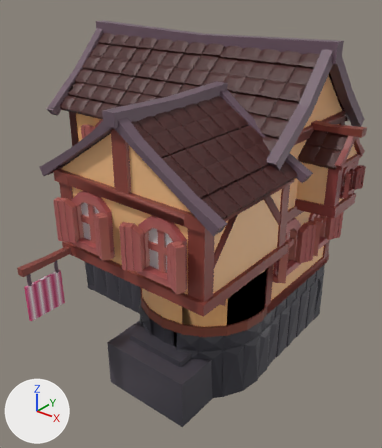
Two versions of the FBX model Assets/Models/(Remake)CustomModels/Store.fbx, one commit apart.
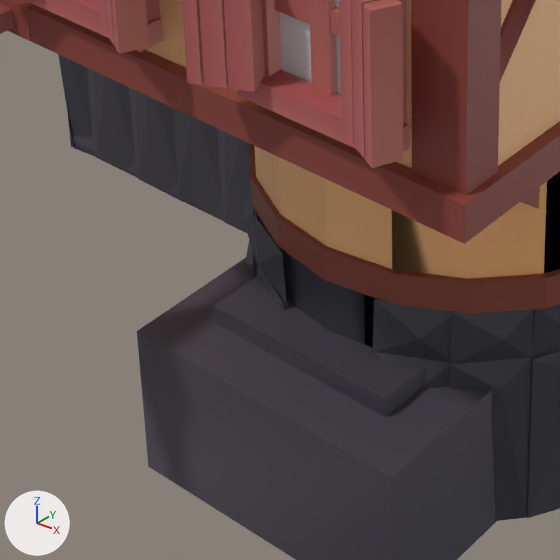
Each version appears first whole from a 50 mm camera at (4.97, -6.0, 2.71) aimed at (0.33, -0.21, -0.89), and next in a close-up on the part from 18% to 61% of the width and 55% to 91% of the height. Arrows for +X, +Y and +Z are at lower left; the lights stay in place. Where no turn or scale is listed for an object, it has been applied to the vertices.

The first close-up shows 'Store'.
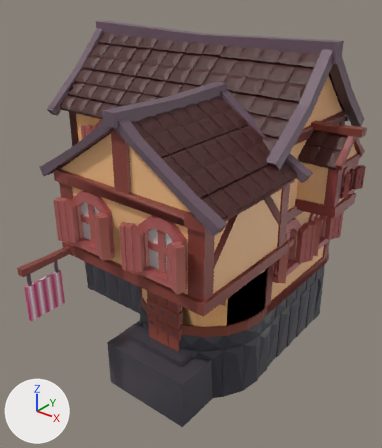
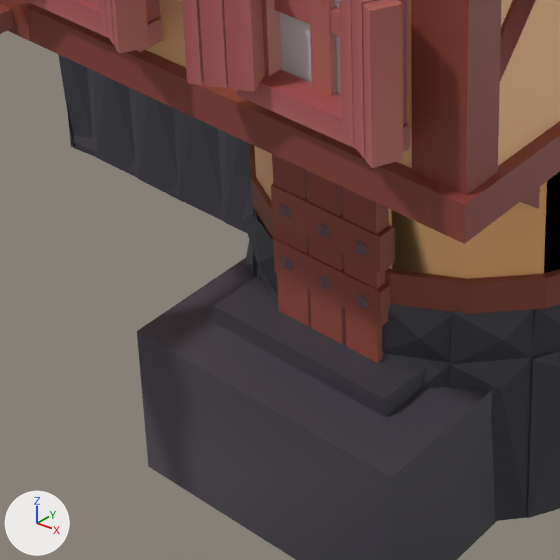
Patch to the scene script:
```diff
--- a/Assets/Models/(Remake)CustomModels/Store.fbx.py
+++ b/Assets/Models/(Remake)CustomModels/Store.fbx.py
@@ me_куб_196 @@
 # used by ob_store; location = (0.0, 0.0, 0.0)
-me_куб_196.from_pydata(...)  # 5800 vertices, 5761 faces; spans x -2.9..2.52, y -2.9..2.03, z -3.03..1.87
+me_куб_196.from_pydata(...)  # 5912 vertices, 5911 faces; spans x -2.9..2.52, y -2.9..2.03, z -3.03..1.87
+# me_куб_196 part 1: a new loose piece, an icosphere of 20 faces spanning x 0.596..0.673, y -1.508..-1.435, z -1.654..-1.569, in mat_textureshop (picture img_textureshop_png)
+# me_куб_196 part 2: a new loose piece, a box spanning x 0.565..0.738, y -1.482..-1.391, z -2.205..-1.294, in mat_textureshop (picture img_textureshop_png)
+# me_куб_196 part 3: a new loose piece, a box spanning x 0.753..0.926, y -1.482..-1.391, z -2.205..-1.294, in mat_textureshop (picture img_textureshop_png)
+# me_куб_196 part 4: a new loose piece, a box spanning x 0.948..1.121, y -1.482..-1.391, z -2.205..-1.294, in mat_textureshop (picture img_textureshop_png)
+# me_куб_196 part 5: a new loose piece, a box spanning x 0.558..1.146, y -1.489..-1.398, z -1.69..-1.517, in mat_textureshop (picture img_textureshop_png)
+# me_куб_196 part 6: a new loose piece, a box spanning x 0.558..1.146, y -1.489..-1.398, z -1.958..-1.786, in mat_textureshop (picture img_textureshop_png)
+# me_куб_196 part 7: a new loose piece, an icosphere of 20 faces spanning x 0.809..0.885, y -1.508..-1.435, z -1.654..-1.569, in mat_textureshop (picture img_textureshop_png)
+# me_куб_196 part 8: a new loose piece, an icosphere of 20 faces spanning x 1.01..1.086, y -1.508..-1.435, z -1.654..-1.569, in mat_textureshop (picture img_textureshop_png)
+# me_куб_196 part 9: a new loose piece, an icosphere of 20 faces spanning x 0.596..0.673, y -1.508..-1.435, z -1.918..-1.833, in mat_textureshop (picture img_textureshop_png)
+# me_куб_196 part 10: a new loose piece, an icosphere of 20 faces spanning x 0.809..0.885, y -1.508..-1.435, z -1.918..-1.833, in mat_textureshop (picture img_textureshop_png)
+# me_куб_196 part 11: a new loose piece, an icosphere of 20 faces spanning x 1.01..1.086, y -1.508..-1.435, z -1.918..-1.833, in mat_textureshop (picture img_textureshop_png)
 me_куб_196.materials.append(mat_textureshop)
```

Pixel boxes [x1, y1, x2, y2] of what changed, in the close-ups (560 x 560 px):
part 1 of me_куб_196, added
    after: [279, 204, 291, 218]
part 2 of me_куб_196, added (brown)
    after: [272, 154, 311, 327]
part 3 of me_куб_196, added (brown)
    after: [306, 170, 346, 344]
part 4 of me_куб_196, added (brown)
    after: [342, 187, 389, 363]
part 5 of me_куб_196, added (brown)
    after: [271, 184, 395, 273]
part 6 of me_куб_196, added (brown)
    after: [273, 237, 391, 327]
part 7 of me_куб_196, added
    after: [317, 223, 330, 237]
part 8 of me_куб_196, added
    after: [355, 241, 368, 255]
part 9 of me_куб_196, added
    after: [281, 256, 293, 270]
part 10 of me_куб_196, added
    after: [319, 275, 331, 289]
part 11 of me_куб_196, added
    after: [356, 294, 368, 308]
